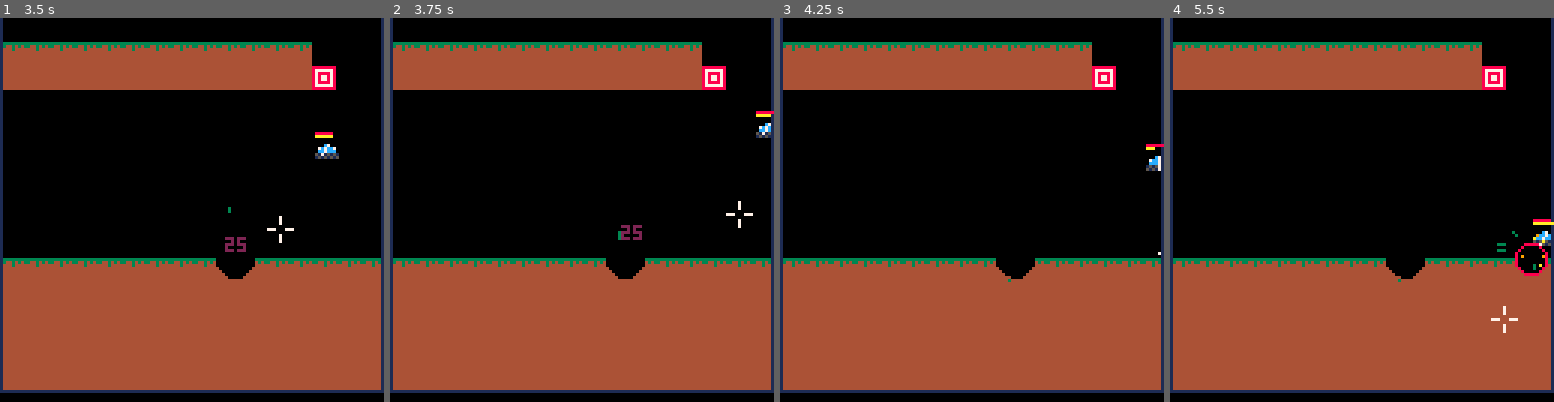
Above: before the commit, frames 1-4 (left to right).
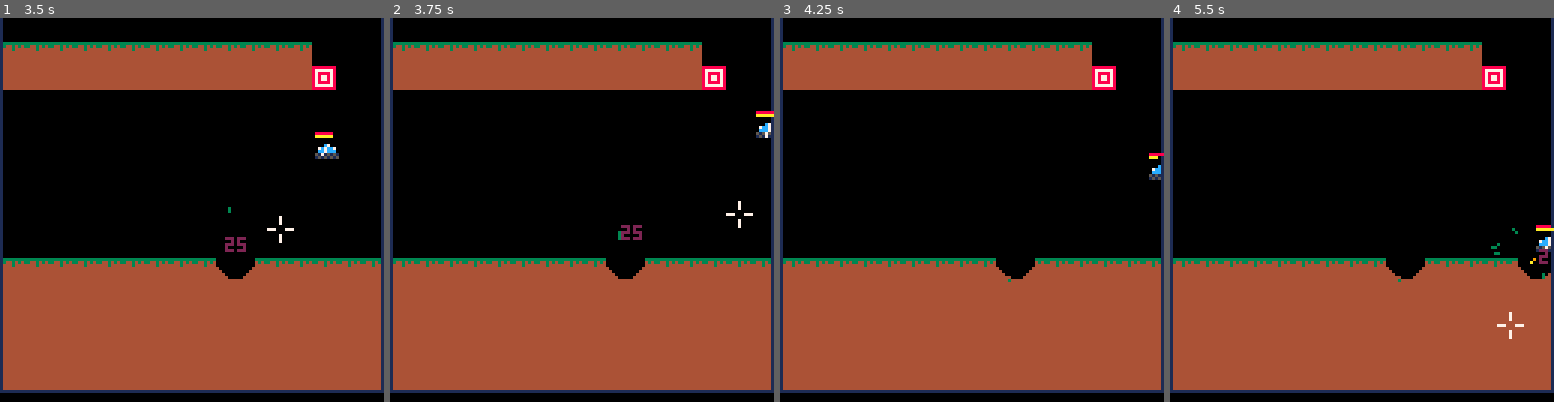
Above: after the commit, the same moments.

Repository: MarrMann/tanks.p8
Game: PICO-8 cartridge tanks.p8
Same seed, same stepped clock (60 frames per second), same inputs: the game is played once before the commit and once after it.
Inputs:
- Up to frame 1 (3.5 s): tap X (X key) at 0.33, 1.07, 1.85, 2.97 s; hold Right 1.6-2.1 s; hold Up 2.15-2.42 s; hold Right 2.47-3.03 s; hold Left from 3.08 s (still down)
- Up to frame 2 (3.75 s): release Left at 3.58 s; hold Down from 3.63 s (still down)
- Up to frame 3 (4.25 s): release Down at 3.97 s; hold Right from 4.02 s (still down); tap X (X key) at 4.08 s
- Up to frame 4 (5.5 s): release Right at 4.68 s; hold Up 4.73-5.03 s; hold Left from 5.08 s (still down); tap X (X key) at 5.2 s

Frame 1 is identical in both runs. In frame 2, less than 0.1% of the frame differs, in the area x 96-100%, y 25-32%; in frame 3, 0.3%; in frame 4, 0.9%, in the area x 83-100%, y 52-84%.

Commit message:
fixed player spawn in new room

Diff:
--- a/tanks.p8
+++ b/tanks.p8
@@ -296,7 +296,7 @@
 end
 
 function hit_bounds(x,y)
-	if (room_state.bounds and (x > 126 or x < 2 or y > 123)) then
+	if (room_state.bounds and (x > 127 or x < 0)) then
 		return true
 	end
 	return false
@@ -967,6 +967,7 @@
 
 	init_world()
 	check_room_state() //could load room with no enemies
+	fix_player_spawn()
 end
 
 function remove_tile(x,y)
@@ -1016,6 +1017,17 @@
 	end
 end
 
+function fix_player_spawn()
+	if mapget(flr(p.x),flr(p.y)) == 0 then
+		return
+	end
+	p.y = get_ground(flr(p.x),flr(p.y))-1
+	-- could be that no ground was found, so check again from the bottom
+	if mapget(flr(p.x),flr(p.y)) != 0 then
+		p.y = get_ground(flr(p.x),127)-1
+	end
+end
+
 function draw_bounds()
 	if room_state.bounds then
 		line(127,0,127,124,1)
@@ -1105,10 +1117,6 @@
 --visually they dissapear immediately
 ---weird behavior when you rocket jump
 ---and hit a corner
-
---spawn player on nearest free spot
---when entering new room.
---look upwards first, then down.
 
 --experiment with using player 2
 --controls for aiming
